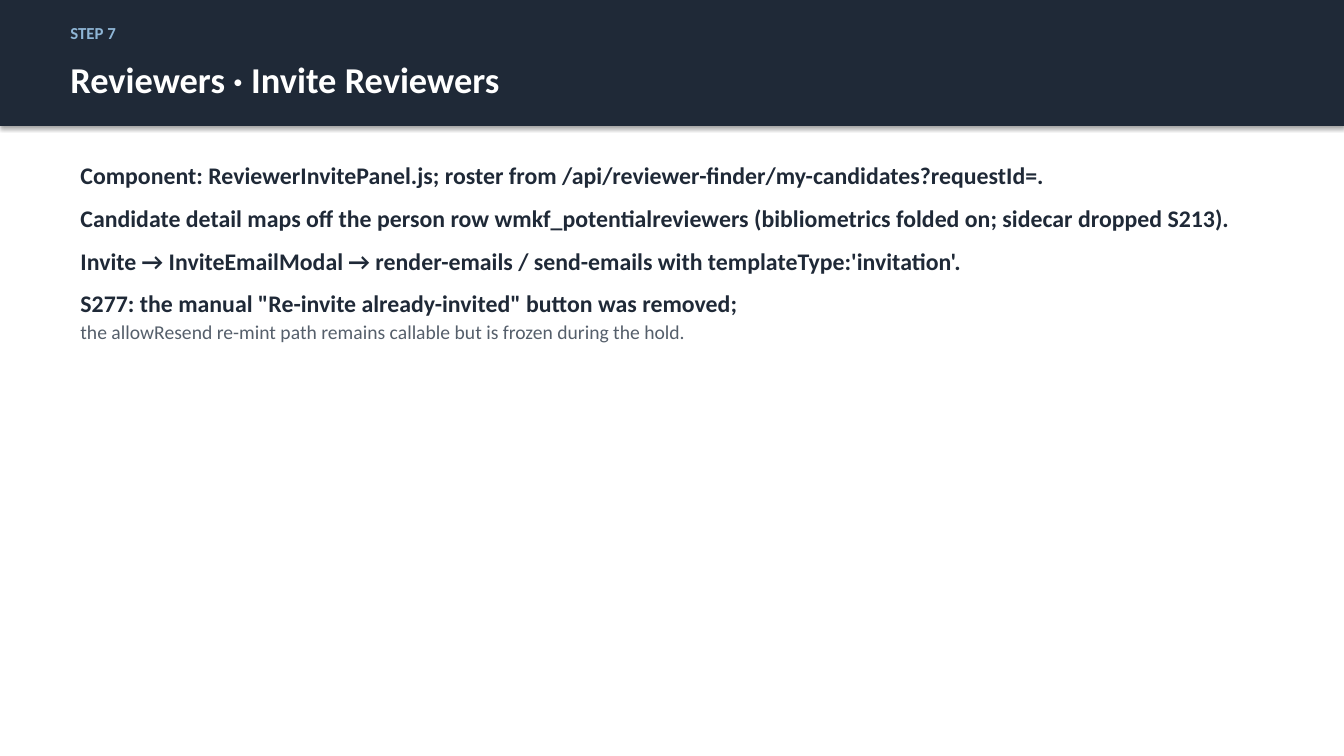
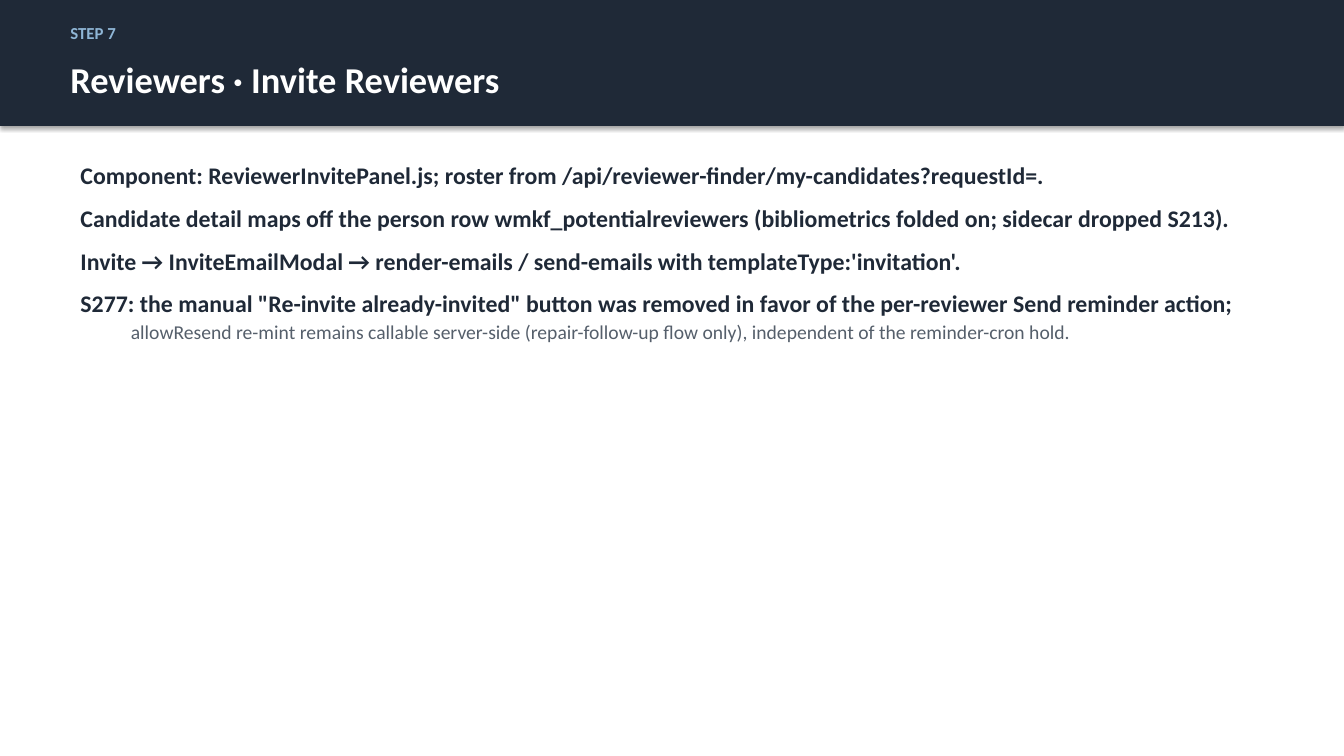
Before and after one commit to justingallivan/wmkf-research-apps, a slide deck: slide 14 of docs/onboarding/Workbench_Onboarding_Technical.pptx. Drawn at 1344x756 pixels with LibreOffice and Linux fonts; fonts in the diff are those of the drawing. Boxes give left, top, right and bottom in pixels: in the first picture for what was removed or moved away, otherwise in the second. Text is boxed around its words. In the diff, an @@ line names an element or a change of style, - is before the commit and + after.

```diff
--- a/docs/onboarding/Workbench_Onboarding_Technical.pptx
+++ b/docs/onboarding/Workbench_Onboarding_Technical.pptx
@@ text at <box>80,295,1232,342</box>: text changed @@
-S277: the manual "Re-invite already-invited" button was removed;
-  the allowResend re-mint path remains callable but is frozen during the hold.
+S277: the manual "Re-invite already-invited" button was removed in favor of the per-reviewer Send reminder action;
+  allowResend re-mint remains callable server-side (repair-follow-up flow only), independent of the reminder-cron hold.
```
Also in this commit, not shown: 14 other slides changed, 4 other files.
